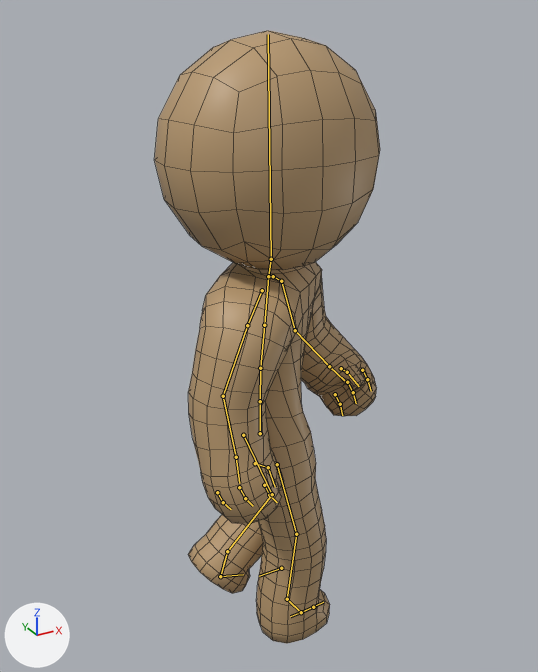
An edit to the Blender file mods/puggos_world/sandbox/animations/character/walkcycle_default_strafeleft/blend/walkcycle_default_strafeleft.blend, drawn before and after from the same camera.
Camera for both pictures: a camera (50 mm lens) standing at (-1.096, -1.985, 2.034) and looking at (-0.018, -0.024, 1.053). The lights are fixed; the arrows at lower left show +X, +Y and +Z. Both versions are drawn at frame 1 of the action 'walkcycle_default_strafeleft'; the numbers are the values there. The bones that bend it are drawn over the model as lines. Mesh edges are drawn as thin lines.

The first picture shows 'Character'.
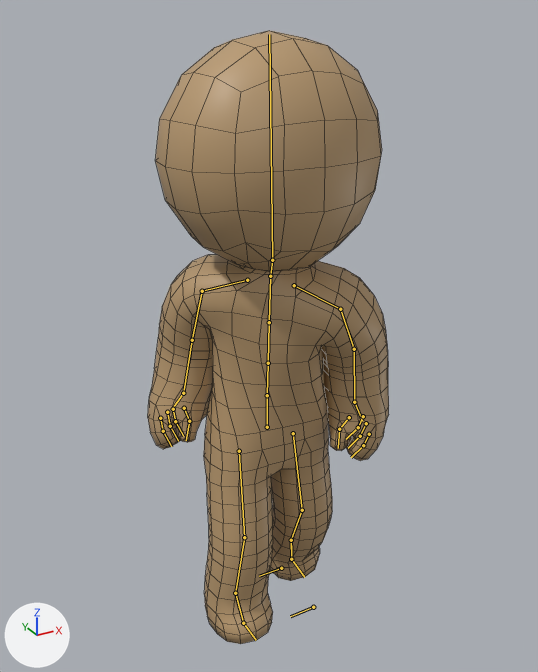
What the commit changed:
Bone 'Spine_1' (bone_spine_1) moves from (-0.076, -0.018, 0.071) to (-0.035, -0.018, 0.044).
Bone 'Spine_1' (bone_spine_1) turns from (0, 93, 0) to (0, 3, 0) degrees about its own x, y and z.
Bone 'Hand_1_L' (bone_hand_1_l) turns from (33, -26, 2) to (6, -26, -6) degrees about its own x, y and z.
Bone 'Hand_IK_Target_L' (bone_hand_ik_target_l) moves from (-0.258, -0.392, 0.408) to (0.059, -0.449, 0.488).
Bone 'Arm_2_Pole_Target_L' (bone_arm_2_pole_target_l) moves from (0.17, -0.024, 0.071) to (0.141, 0.192, 0.218).
Bone 'Heel_Controller_R' (bone_heel_controller_r) moves from (0.0, 0.045, 0.015) to (0.219, -0.001, 0.015).
Bone 'Heel_Controller_R' (bone_heel_controller_r) turns from (-4, 0, 0) to (-4, 0, 90) degrees about its own x, y and z.
Bone 'Leg_1_PoleTarget_R' (bone_leg_1_poletarget_r) moves from (0.0, 0.0, 0.0) to (0.179, -0.421, -0.006).
Bone 'Leg_1_PoleTarget_R' (bone_leg_1_poletarget_r) turns from (0, 0, 0) to (-2, -2, -90) degrees about its own x, y and z.
Bone 'Heel_Controller_L' (bone_heel_controller_l) moves from (0.0, -0.158, -0.119) to (0.18, 0.32, -0.028).
Bone 'Heel_Controller_L' (bone_heel_controller_l) turns from (18, 0, 0) to (8, 6, 91) degrees about its own x, y and z.
Bone 'Leg_1_PoleTarget_L' (bone_leg_1_poletarget_l) moves from (0.0, 0.0, 0.0) to (0.42, -0.179, 0.015).
Bone 'Leg_1_PoleTarget_L' (bone_leg_1_poletarget_l) turns from (0, 0, 0) to (2, 2, -90) degrees about its own x, y and z.

Changed parts and their boxes [x1, y1, x2, y2] in the pictures (538 x 672 px):
'Character', posed (7% wider): before [154, 30, 380, 643]; after [148, 30, 389, 644]
bone 'Spine_1', root to tip: before (260, 433) to (260, 401); after (267, 427) to (267, 395)
bone 'Hand_1_L', root to tip: before (329, 366) to (344, 380); after (354, 402) to (362, 421)
